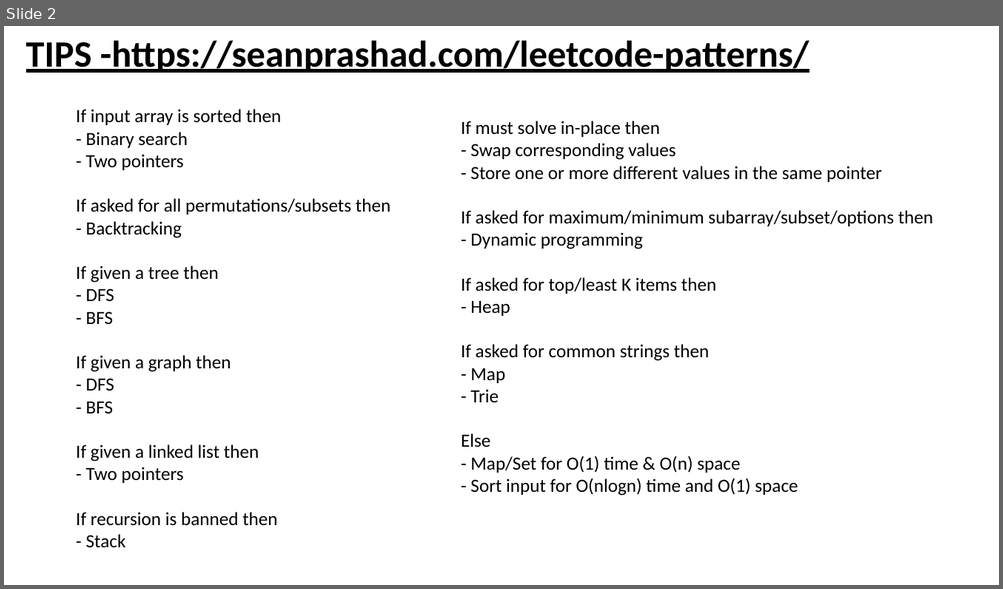
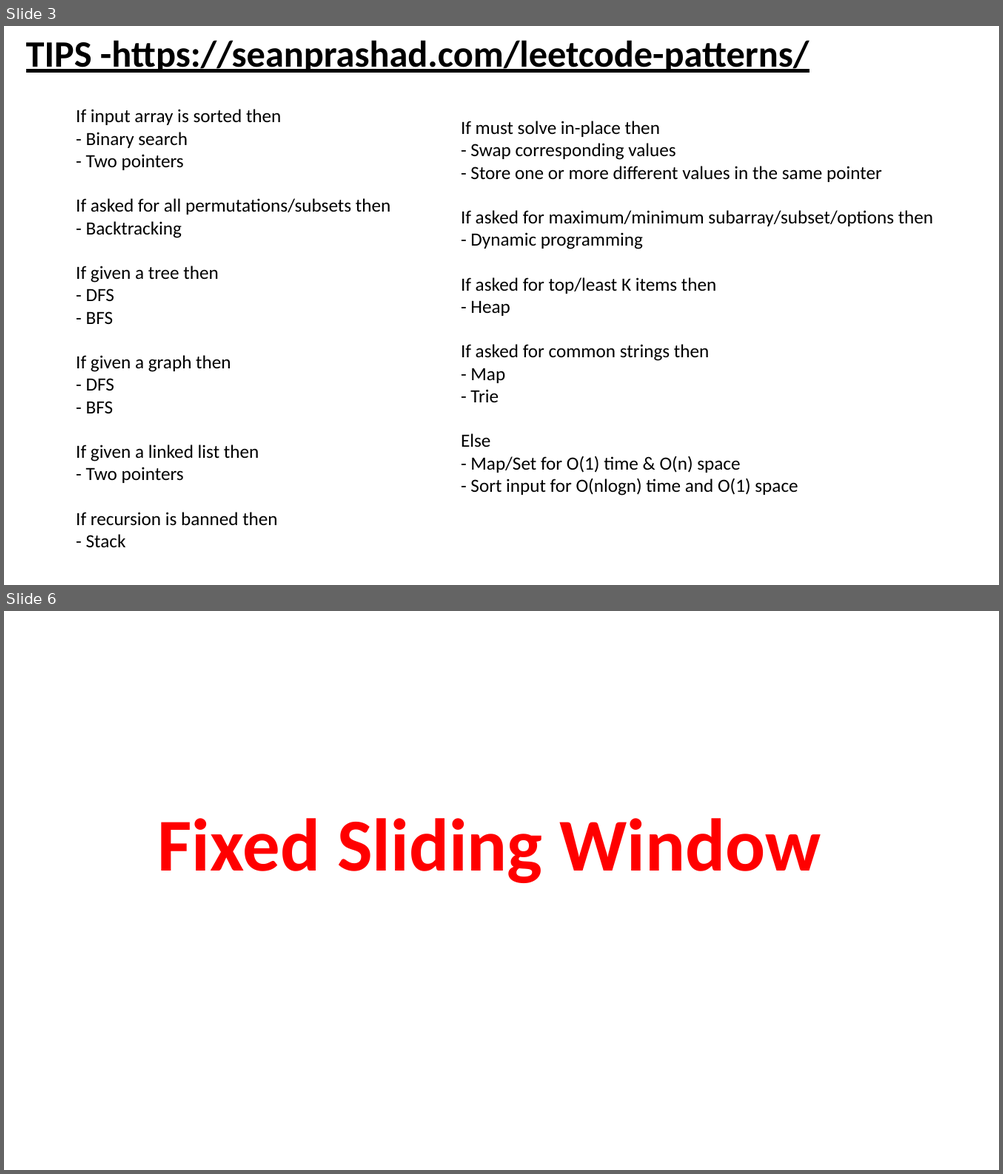
Before and after one commit to developer20sujeet/Assessment_2022, a slide deck: Assessment/Study Material/Algorithmic Patterns for Coding Interviews/Algorithmic Patterns for Coding Interviews.pptx. Shown one above the other, each under a label of ours: slide 2 before the commit, slides 3 and 6 after it; the slides between them are not shown. The pictures are 1003x589 and 1003x1174 pixels, drawn with LibreOffice and Linux fonts; fonts in the diff are those of the drawing. Boxes give left, top, right and bottom in pixels: in the first picture for what was removed or moved away, otherwise in the second. Text is boxed around its words. In the diff, an @@ line names an element or a change of style, - is before the commit and + after.

```diff
--- a/Assessment/Study Material/Algorithmic Patterns for Coding Interviews/Algorithmic Patterns for Coding Interviews.pptx
+++ b/Assessment/Study Material/Algorithmic Patterns for Coding Interviews/Algorithmic Patterns for Coding Interviews.pptx
@@ slide 6 added at [4,611,999,1170], background #FFFFFF @@
@@ text added at [158,818,820,883], 72 pt, text #FF0000, bold @@
+Fixed Sliding Window
@@ what was slide 2 is now slide 3 @@
```
Also in this commit, not shown: 4 other slides added, 3 slides removed, 5 other files.
